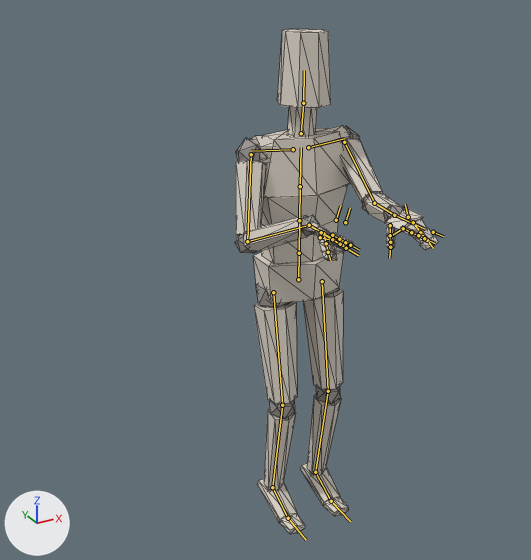
The glTF model assets/models/characters/base/model.glb: old version first, new version second.
One viewpoint serves both versions: a camera (50 mm lens) standing at (-1.26, -2.05, 2.02) and looking at (-0.18, -0.09, 1.04). The lights are fixed; the arrows at lower left show +X, +Y and +Z. The older version comes first. Both versions are drawn at frame 54 of the action 'fps-idle'; the numbers are the values there. The bones that change, and the others that lie on the model, are drawn over the model as lines. Mesh edges are drawn as thin lines.

Objects in the first picture: 'mannequin'.
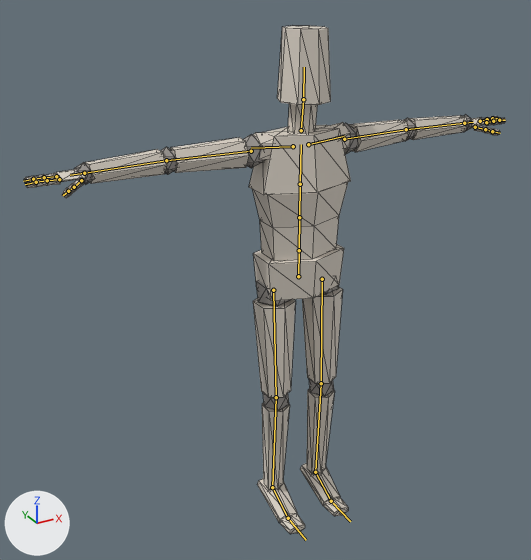
Where the change shows, as pixel boxes [x1, y1, x2, y2] in the pictures (531 x 560 px):
'mannequin', posed (137% wider): before [235, 29, 438, 534]; after [24, 26, 506, 534]
bone 'hips', root to tip: before (298, 279) to (299, 253); after (298, 276) to (299, 250)
bone 'upper_arm.L', root to tip: before (344, 142) to (374, 203); after (344, 139) to (406, 129)
bone 'forearm.L', root to tip: before (374, 203) to (394, 215); after (406, 129) to (464, 123)
bone 'hand.L', root to tip: before (394, 215) to (403, 219); after (464, 123) to (473, 122)
bone 'fingers.1.L', root to tip: before (413, 222) to (420, 232); after (480, 121) to (487, 119)
bone 'thumb.1.L', root to tip: before (390, 225) to (390, 235); after (475, 127) to (485, 129)
bone 'upper_arm.R', root to tip: before (251, 154) to (247, 241); after (251, 151) to (166, 160)
bone 'forearm.R', root to tip: before (247, 241) to (309, 225); after (166, 160) to (84, 173)
bone 'hand.R', root to tip: before (309, 225) to (316, 229); after (84, 173) to (70, 175)
bone 'fingers.1.R', root to tip: before (323, 233) to (326, 243); after (56, 176) to (44, 177)
bone 'thumb.1.R', root to tip: before (321, 232) to (332, 239); after (81, 180) to (74, 187)
bone 'thigh.L', root to tip: before (322, 281) to (328, 391); after (322, 279) to (321, 383)
bone 'shin.L', root to tip: before (328, 391) to (315, 472); after (321, 383) to (315, 472)
bone 'thigh.R', root to tip: before (273, 292) to (282, 405); after (273, 290) to (276, 397)
bone 'shin.R', root to tip: before (282, 405) to (272, 487); after (276, 397) to (272, 487)

The change in detail:
Bone 'hips' (bone_hips) moves from (0.0, -0.01, 0.0) to (0.0, 0.0, 0.0).
Bone 'upper_arm.L' (bone_upper_arm_l) turns from (-65, 24, 69) to (0, 0, 0) degrees about its own x, y and z.
Bone 'forearm.L' (bone_forearm_l) turns from (-36, 0, 0) to (0, 0, 0) degrees about its own x, y and z.
Bone 'hand.L' (bone_hand_l) turns from (89, 70, 103) to (0, 0, 0) degrees about its own x, y and z.
Bone 'fingers.1.L' (bone_fingers_1_l) turns from (-40, 0, 0) to (0, 1, 0) degrees about its own x, y and z.
Bone 'thumb.1.L' (bone_thumb_1_l) turns from (0, 0, 0) to (0, -170, -1) degrees about its own x, y and z.
Bone 'upper_arm.R' (bone_upper_arm_r) turns from (-25, -15, -68) to (0, 0, 0) degrees about its own x, y and z.
Bone 'forearm.R' (bone_forearm_r) turns from (-89, 0, 0) to (0, 0, 0) degrees about its own x, y and z.
Bone 'hand.R' (bone_hand_r) turns from (-97, -101, 71) to (0, 0, 0) degrees about its own x, y and z.
Bone 'fingers.1.R' (bone_fingers_1_r) turns from (-40, 0, 0) to (0, -1, 0) degrees about its own x, y and z.
Bone 'thumb.1.R' (bone_thumb_1_r) turns from (0, 0, 0) to (0, 170, 1) degrees about its own x, y and z.
Bone 'thigh.L' (bone_thigh_l) turns from (6, 0, 0) to (0, 0, 0) degrees about its own x, y and z.
Bone 'shin.L' (bone_shin_l) turns from (-13, 0, 0) to (0, 0, 0) degrees about its own x, y and z.
Bone 'foot.L' (bone_foot_l) turns from (-6, 0, 0) to (0, 0, 0) degrees about its own x, y and z.
Bone 'thigh.R' (bone_thigh_r) turns from (6, 0, 0) to (0, 0, 0) degrees about its own x, y and z.
Bone 'shin.R' (bone_shin_r) turns from (-13, 0, 0) to (0, 0, 0) degrees about its own x, y and z.
Bone 'foot.R' (bone_foot_r) turns from (-6, 0, 0) to (0, 0, 0) degrees about its own x, y and z.
